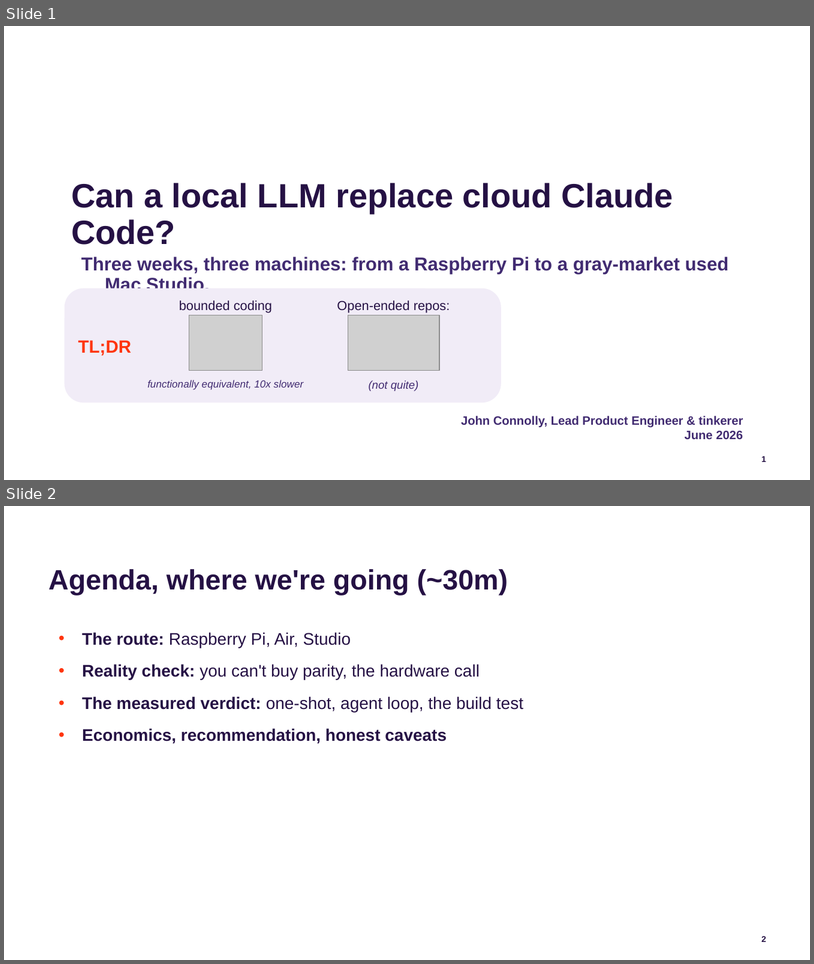
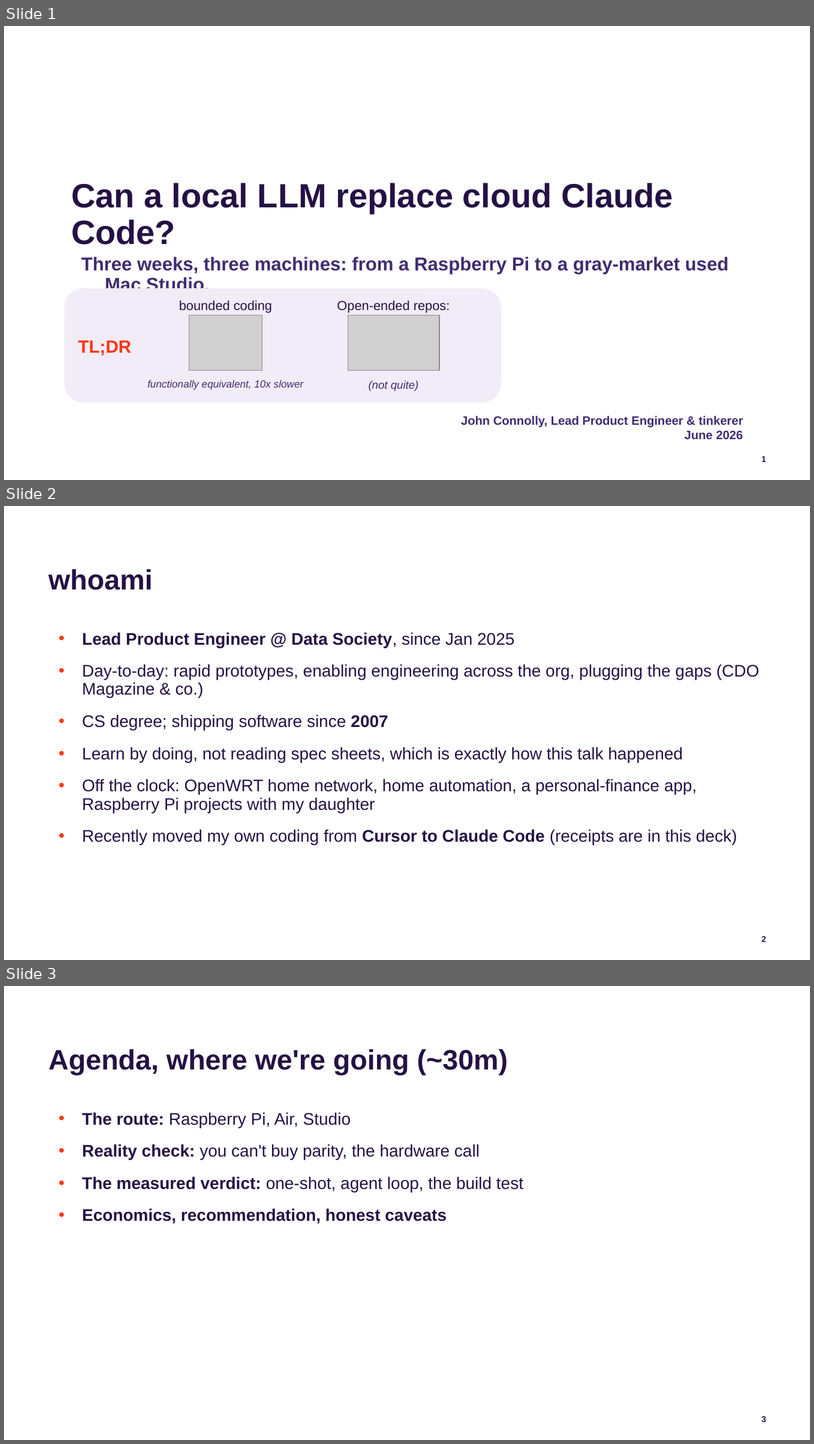
Before and after one commit to jconnolly/local-llm-pi5, a slide deck: local-llm-datasociety.pptx. Shown one above the other, each under a label of ours: slides 1 and 2 before the commit, slides 1, 2 and 3 after it. The pictures are 814x964 and 814x1444 pixels, drawn with LibreOffice and Linux fonts; fonts in the diff are those of the drawing; grey boxes stand for pictures; background and template pictures are left out. Boxes give left, top, right and bottom in pixels: in the first picture for what was removed or moved away, otherwise in the second. Text is boxed around its words. In the diff, an @@ line names an element or a change of style, - is before the commit and + after.

```diff
--- a/local-llm-datasociety.pptx
+++ b/local-llm-datasociety.pptx
@@ slide 2 added at (4,506,810,960), background #FFFFFF; not listed: 1 template element that a slide beside it also shows @@
@@ title added at (48,569,153,590), 30 pt, text #251144, bold @@
+whoami
@@ text added at (82,632,759,844), 18 pt, text #251144 @@
+• Lead Product Engineer @ Data Society, since Jan 2025
+• Day-to-day: rapid prototypes, enabling engineering across the org, plugging the gaps (CDO Magazine & co.)
+• CS degree; shipping software since 2007
+• Learn by doing, not reading spec sheets, which is exactly how this talk happened
+• Off the clock: OpenWRT home network, home automation, a personal-finance app, Raspberry Pi projects with my daughter
+• Recently moved my own coding from Cursor to Claude Code (receipts are in this deck)
@@ what was slide 2 is now slide 3 @@
@@ page number at (762,1416,767,1422): text changed @@
-2
+3
```
Also in this commit, not shown: 1 slide changed, 3 other files.
